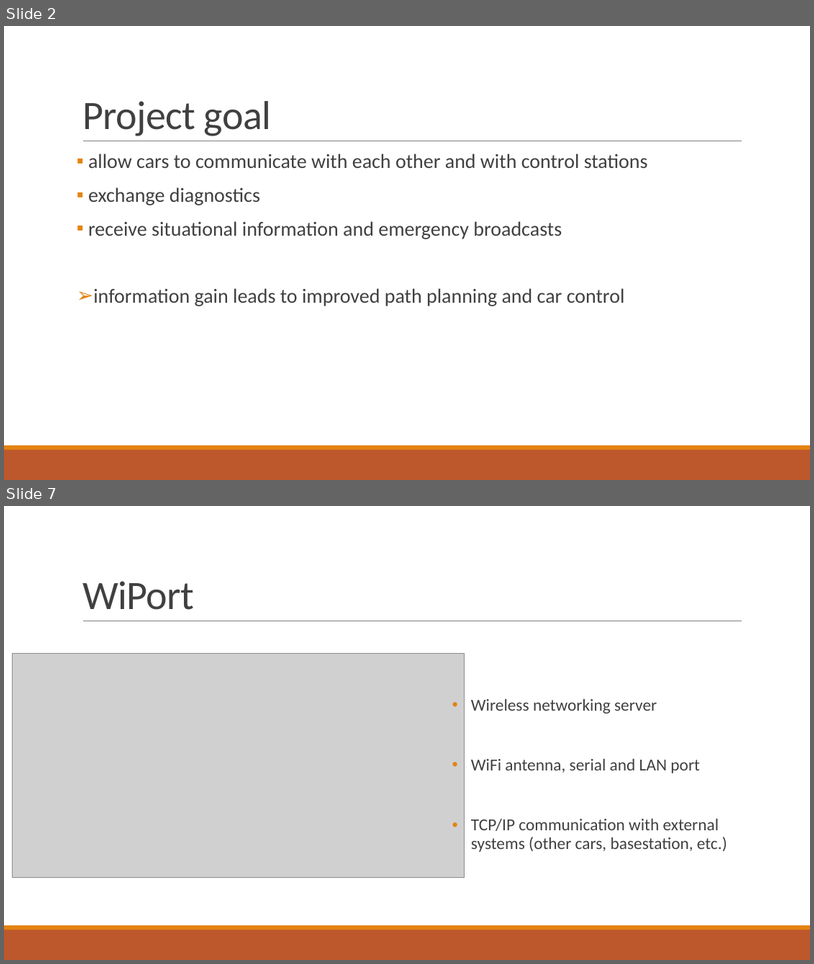
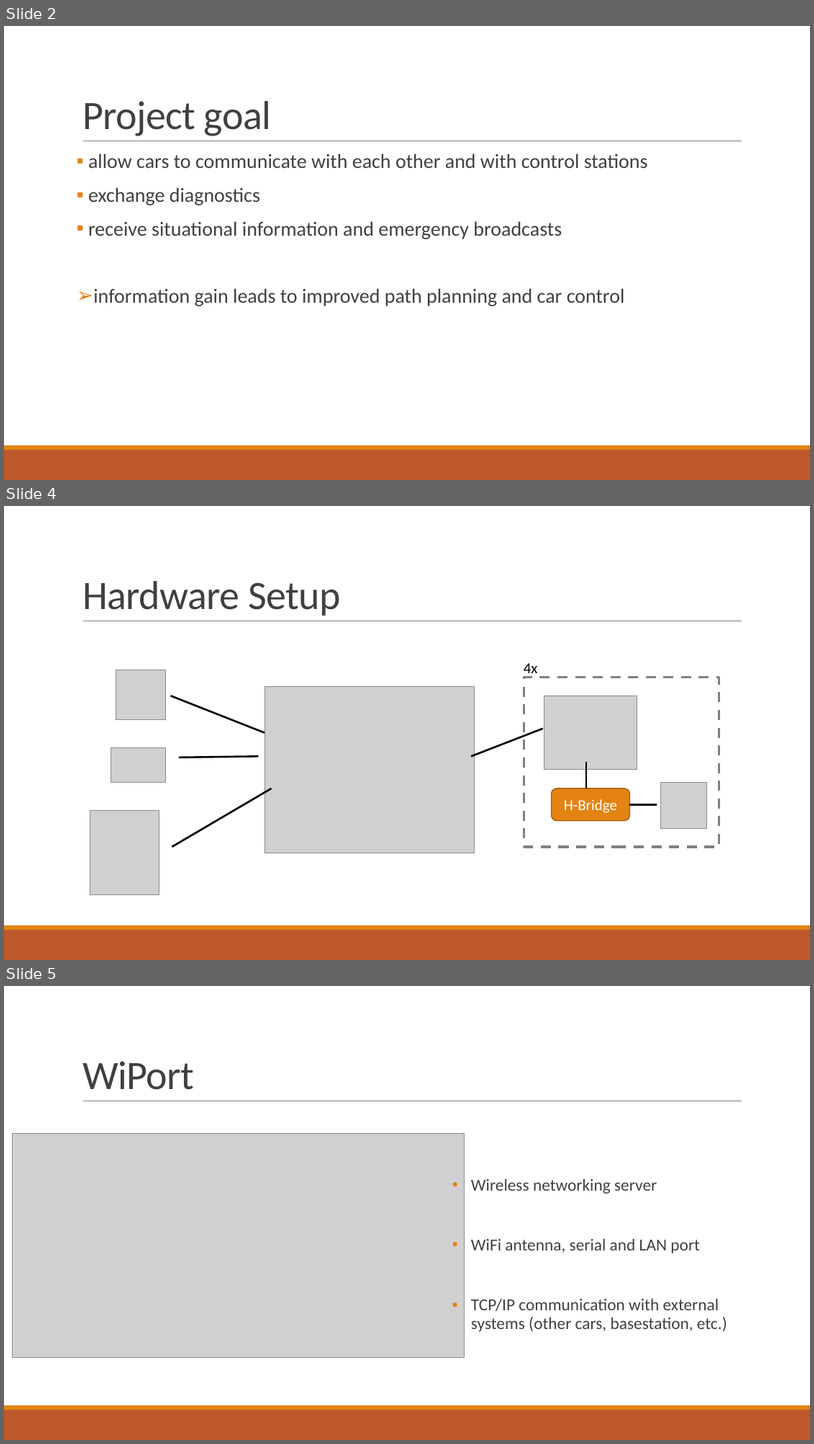
Before and after one commit to fjanssen/Car2X, a slide deck: doc/MidTerm.pptx. Shown one above the other, each under a label of ours: slides 2 and 7 before the commit, slides 2, 4 and 5 after it; the slides between them are not shown. The pictures are 814x964 and 814x1444 pixels, drawn with LibreOffice and Linux fonts; fonts in the diff are those of the drawing; grey boxes stand for pictures. Boxes give left, top, right and bottom in pixels: in the first picture for what was removed or moved away, otherwise in the second. Text is boxed around its words. In the diff, an @@ line names an element or a change of style, - is before the commit and + after.

```diff
--- a/doc/MidTerm.pptx
+++ b/doc/MidTerm.pptx
@@ slide 4 added at <box>4,506,810,960</box>, background #FFFFFF; not listed: 3 template elements that a slide beside it also shows @@
@@ title added at <box>82,581,340,615</box>, 48 pt, text #404040 @@
+Hardware Setup
@@ picture added at <box>116,670,166,720</box> @@
@@ text added at <box>524,663,538,678</box>, 18 pt, text #000000 @@
+4x
@@ rectangle added at <box>525,677,720,847</box>, fill #FFFFFF, outline #808080 3 pt dashed @@
@@ line added from (171, 696) to (265, 733), #000000 2.25 pt @@
@@ picture added at <box>265,686,475,852</box> @@
@@ picture added at <box>544,696,638,770</box> @@
@@ line added from (543, 728) to (471, 757), #000000 2.25 pt @@
@@ picture added at <box>111,747,166,782</box> @@
@@ line added from (179, 757) to (259, 757), #000000 2.25 pt @@
@@ line added from (586, 762) to (586, 788), #000000 2.25 pt @@
@@ picture added at <box>661,782,707,829</box> @@
@@ line added from (172, 847) to (271, 788), #000000 2.25 pt @@
@@ rounded rectangle added at <box>551,788,630,821</box>, fill #E48312, outline #A9610D 1.25 pt, 18 pt, text #FFFFFF @@
+H-Bridge
@@ line added from (630, 804) to (657, 804), #000000 2.25 pt @@
@@ picture added at <box>90,811,159,895</box> @@
@@ what was slide 7 is now slide 5 @@
```
Also in this commit, not shown: 3 slides changed, 2 slides removed.
